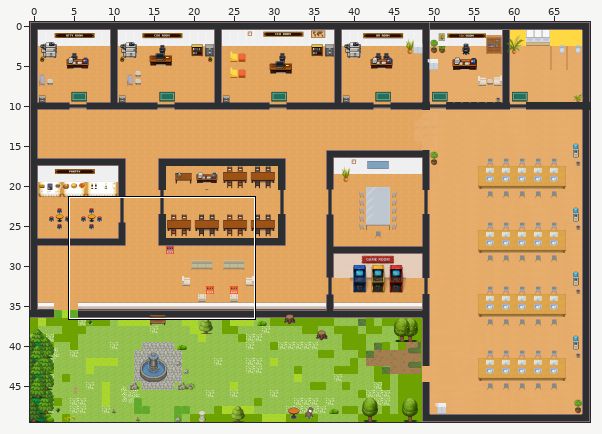
Tiled map (JSON) -- office.tmj. Above: a wide view before the commit, with the close-up outlined.
Close-up. Old version:
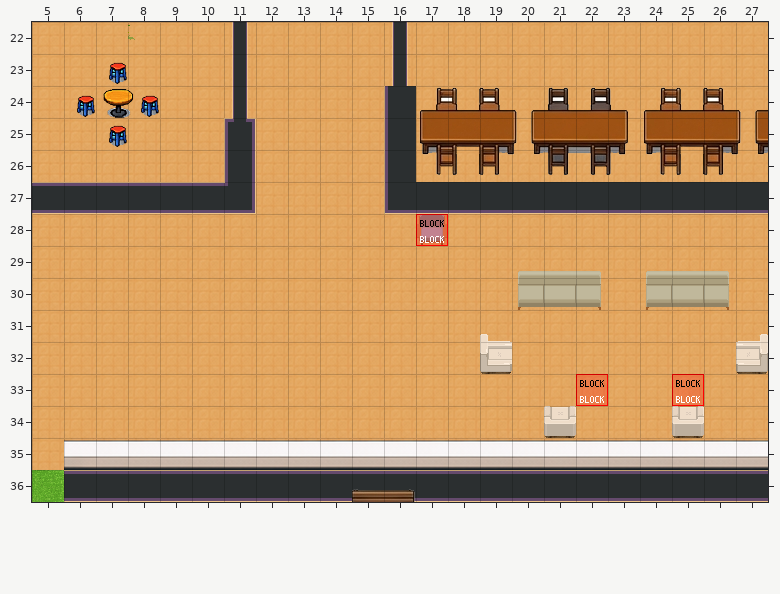
Cells are 32x32 px. Shown: x 5..27, y 22..36.
After the commit:
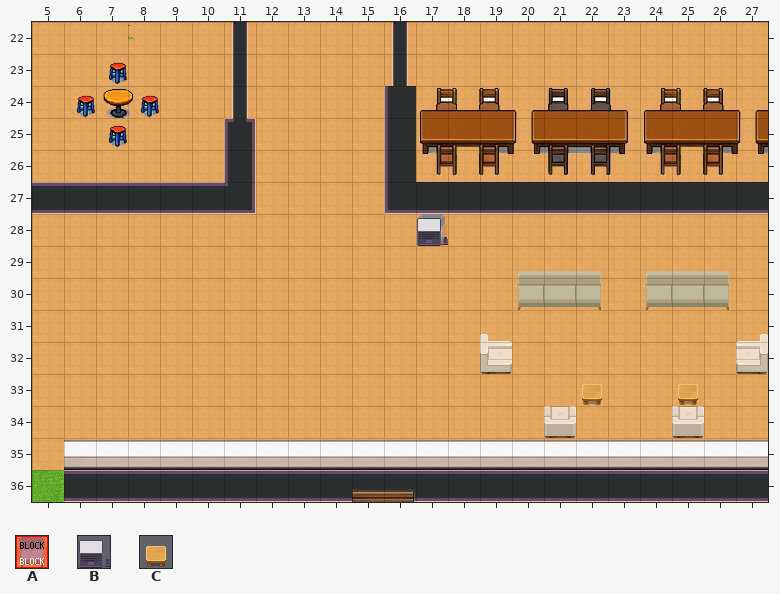
Key: from "Chunk 1": A 2; from "Chunk 2": B 26, C 112.
_ is an empty cell.
See-through tiles are keyed as they look on the map.
Difference:
Layer "furniture/furniture3":
Tile A becomes tile B in row 28 at x 17.
Tile A becomes tile C in row 33 at x 22 and 25.
